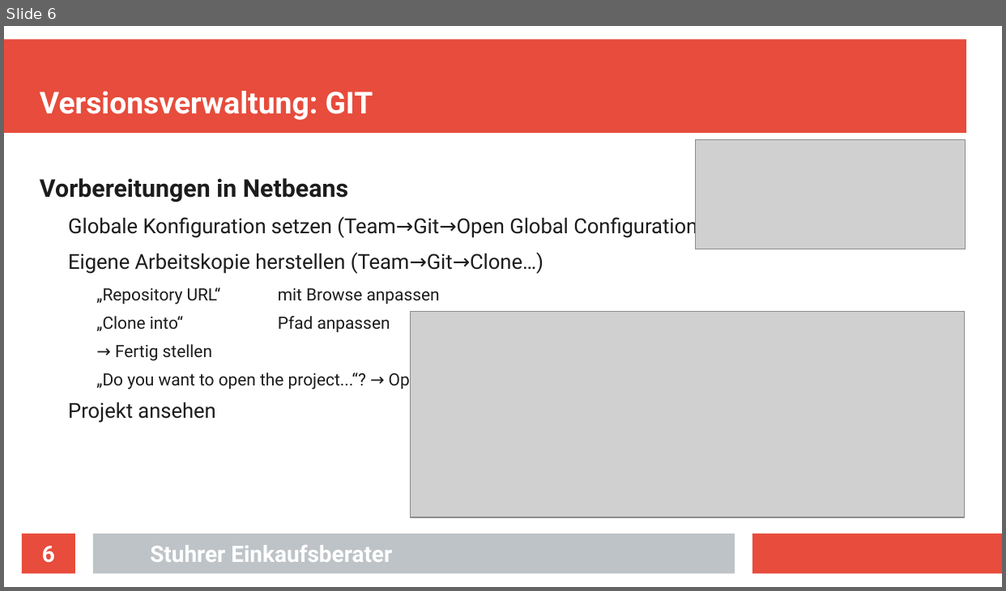
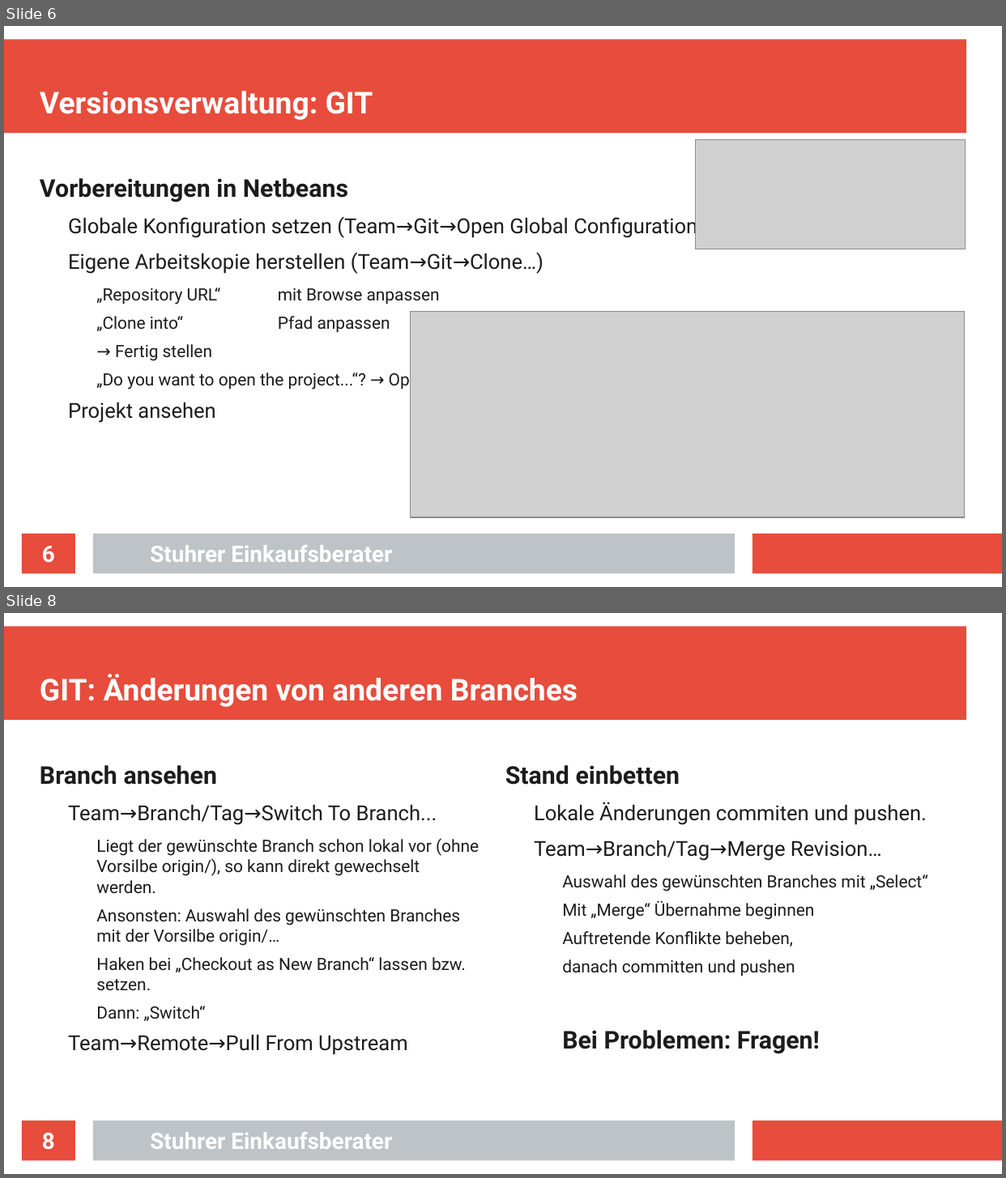
Before and after one commit to jenskuespert/KGSSB, a slide deck: SEB/SEB.odp. Shown one above the other, each under a label of ours: slide 6 before the commit, slides 6 and 8 after it; the slides between them are not shown. The pictures are 1006x591 and 1006x1178 pixels, drawn with LibreOffice and Linux fonts; fonts in the diff are those of the drawing; grey boxes stand for pictures. Boxes give left, top, right and bottom in pixels: in the first picture for what was removed or moved away, otherwise in the second. Text is boxed around its words. In the diff, an @@ line names an element or a change of style, - is before the commit and + after.

Commit message:
Switch und Merge

```diff
--- a/SEB/SEB.odp
+++ b/SEB/SEB.odp
@@ slide 8 added at (x1=4, y1=613, x2=1002, y2=1174), background #FFFFFF; not listed: 3 template elements that a slide beside it also shows @@
@@ title added at (x1=40, y1=674, x2=577, y2=707), 24 pt, text #FFFFFF, bold @@
+GIT: Änderungen von anderen Branches
@@ text added at (x1=40, y1=765, x2=479, y2=1055), 13.5 pt, text #1C1C1C @@
+Branch ansehen
+  Team→Branch/Tag→Switch To Branch...
+    Liegt der gewünschte Branch schon lokal vor (ohne Vorsilbe origin/), so kann direkt gewechselt werden.
+    Ansonsten: Auswahl des gewünschten Branches mit der Vorsilbe origin/…
+    Haken bei „Checkout as New Branch“ lassen bzw. setzen.
+    Dann: „Switch“
+  Team→Remote→Pull From Upstream
@@ text added at (x1=534, y1=802, x2=928, y2=1054), 13.5 pt, text #1C1C1C @@
+Stand einbetten
+  Lokale Änderungen commiten und pushen.
+  Team→Branch/Tag→Merge Revision…
+    Auswahl des gewünschten Branches mit „Select“
+    Mit „Merge“ Übernahme beginnen
+    Auftretende Konflikte beheben,
+    danach committen und pushen
+Bei Problemen: Fragen!
@@ page number added at (x1=22, y1=1121, x2=75, y2=1161), fill #E74C3C, 18 pt, text #FFFFFF, bold @@
+8
@@ text added at (x1=150, y1=1132, x2=392, y2=1149), 18 pt, text #FFFFFF, bold @@
+Stuhrer Einkaufsberater
```
Also in this commit, not shown: 1 slide changed.
